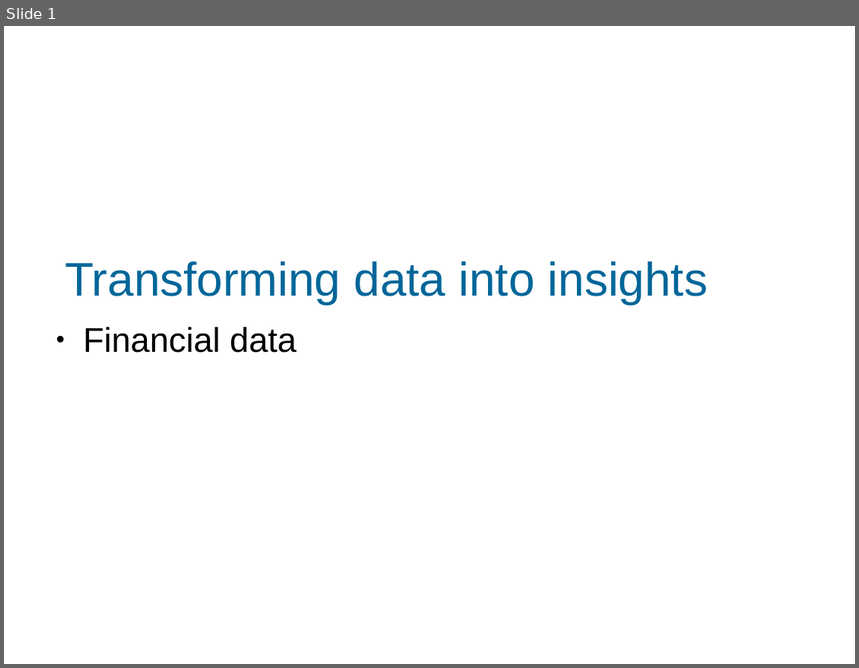
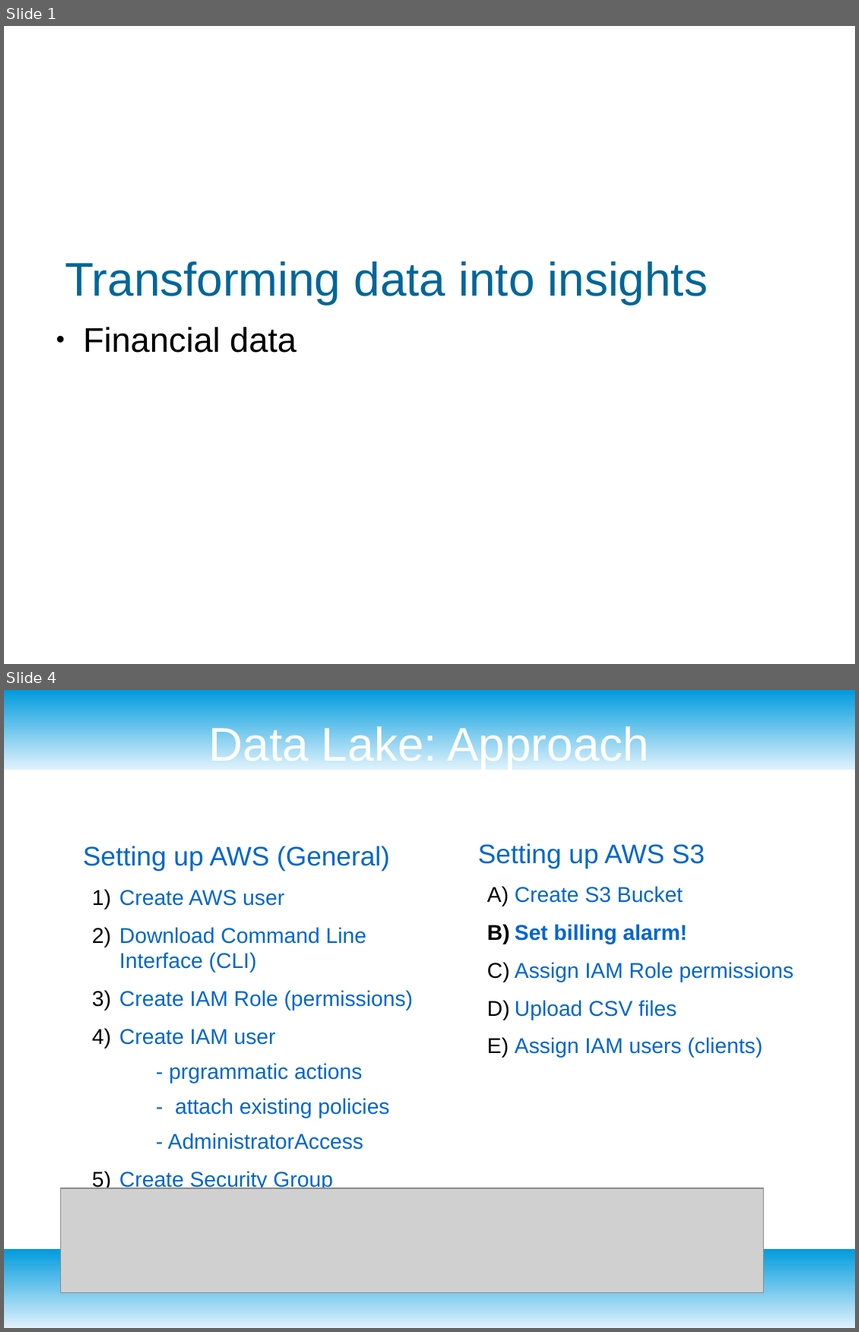
Before and after one commit to MartinBA741/finance_etl, a slide deck: presentation.odp. Shown one above the other, each under a label of ours: slide 1 before the commit, slides 1 and 4 after it; the slides between them are not shown. The pictures are 859x668 and 859x1332 pixels, drawn with LibreOffice and Linux fonts; fonts in the diff are those of the drawing; grey boxes stand for pictures; background and template pictures are left out. Boxes give left, top, right and bottom in pixels: in the first picture for what was removed or moved away, otherwise in the second. Text is boxed around its words. In the diff, an @@ line names an element or a change of style, - is before the commit and + after.

```diff
--- a/presentation.odp
+++ b/presentation.odp
@@ slide 4 added at bbox=[4, 690, 855, 1328], background #FFFFFF @@
@@ rectangle added at bbox=[4, 690, 855, 770], fill gradient #DFF2FC to #009BDD @@
@@ title added at bbox=[209, 723, 650, 770], 44 pt, text #FFFFFF @@
+Data Lake: Approach
@@ text added at bbox=[83, 846, 414, 1192], 20 pt, text #0066CC @@
+Setting up AWS (General)
+  1) Create AWS user
+  2) Download Command Line Interface (CLI)
+  3) Create IAM Role (permissions)
+  4) Create IAM user
+    - prgrammatic actions
+    - attach existing policies
+    - AdministratorAccess
+  5) Create Security Group
@@ text added at bbox=[478, 844, 794, 983], 20 pt, text #0066CC @@
+Setting up AWS S3
+  A) Create S3 Bucket
+  B) Set billing alarm!
+  C) Assign IAM Role permissions
+  D) Upload CSV files
+  E) Assign IAM users (clients)
@@ picture added at bbox=[60, 1189, 764, 1293] @@
@@ rectangle added at bbox=[4, 1249, 855, 1328], fill gradient #DFF2FC to #009BDD @@
```
Also in this commit, not shown: 4 other slides added, 1 slide removed.
